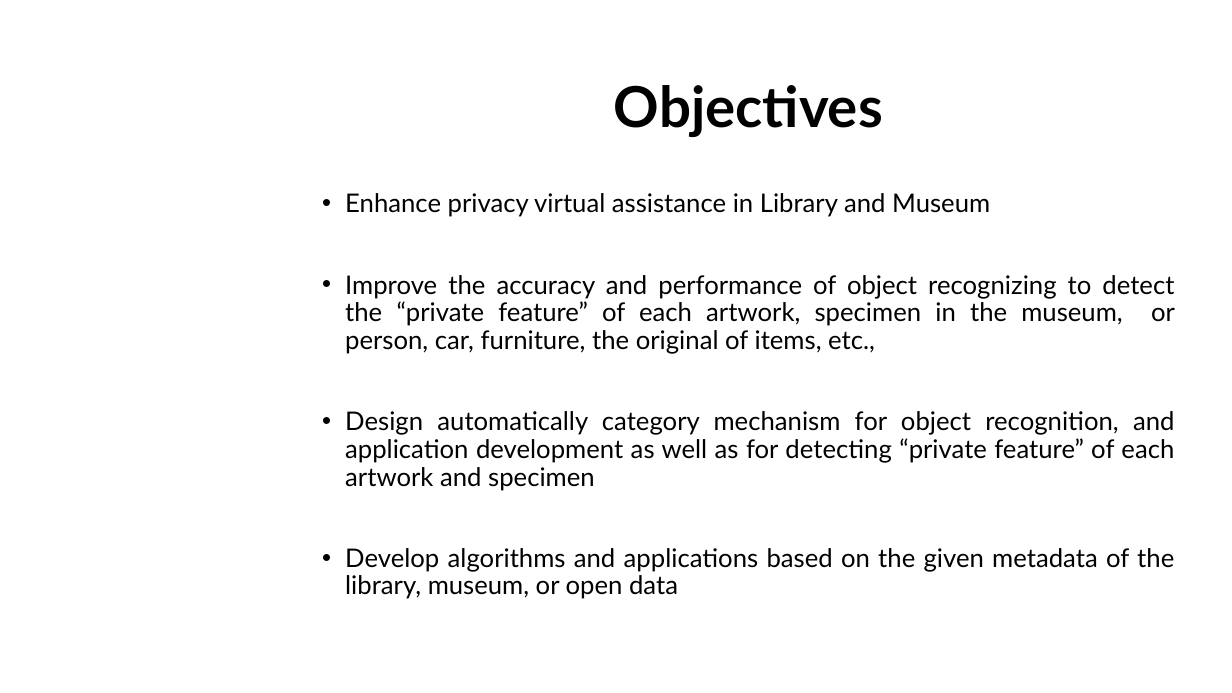
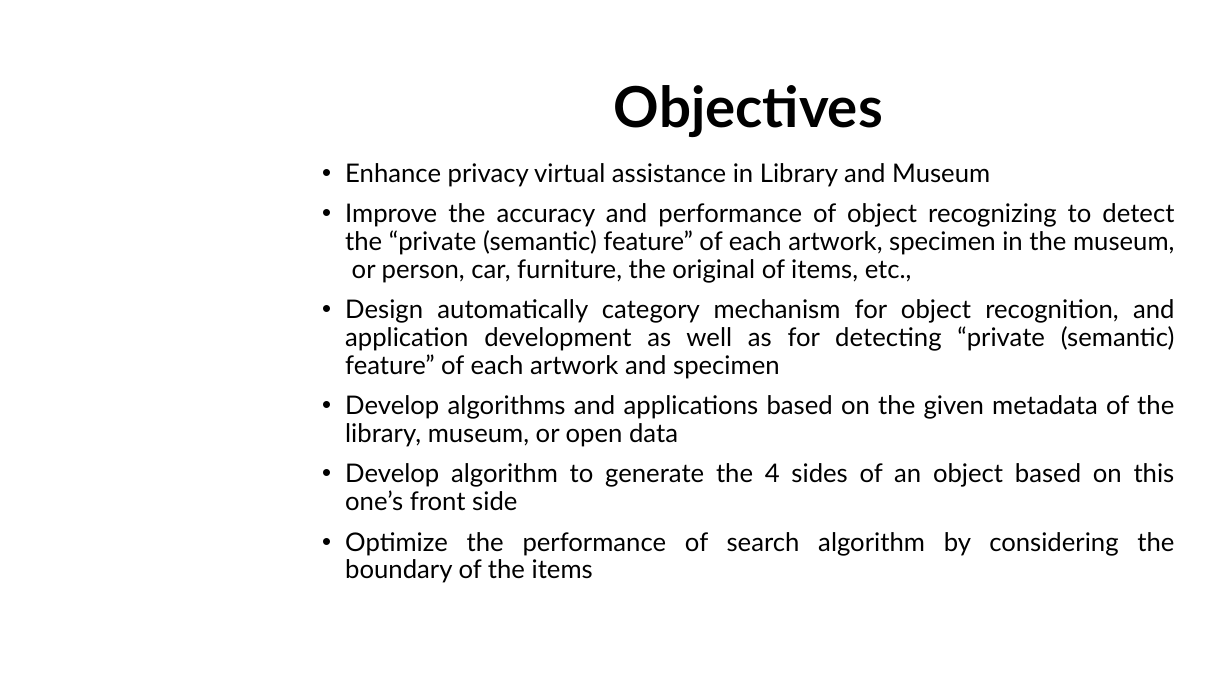
Before and after one commit to dungdovu/DGA1031, a slide deck: slide 18 of DGA1031/What is it.pptx (slide 12 before the commit). Drawn at 1232x693 pixels with LibreOffice and Linux fonts; fonts in the diff are those of the drawing; background and template pictures are left out. Boxes give left, top, right and bottom in pixels: in the first picture for what was removed or moved away, otherwise in the second. Text is boxed around its words. In the diff, an @@ line names an element or a change of style, - is before the commit and + after.

Commit message:
draft of slide

```diff
--- a/DGA1031/What is it.pptx
+++ b/DGA1031/What is it.pptx
@@ text "Enhance privacy virtual assistance in ...": place and size @@
-text "Enhance privacy virtual assistance in ..." at [345,193,1175,599]
+text "Enhance privacy virtual assistance in ..." at [345,163,1175,583]
@@ text at [345,203,1175,379]: text changed @@
-• Improve the accuracy and performance of object recognizing to detect the “private feature” of each artwork, specimen in the museum, or person, car, furniture, the original of items, etc.,
-• Design automatically category mechanism for object recognition, and application development as well as for detecting “private feature” of each artwork and specimen
+• Improve the accuracy and performance of object recognizing to detect the “private (semantic) feature” of each artwork, specimen in the museum, or person, car, furniture, the original of items, etc.,
+• Design automatically category mechanism for object recognition, and application development as well as for detecting “private (semantic) feature” of each artwork and specimen
@@ text at [345,463,1175,583]: paragraphs added @@
+• Develop algorithm to generate the 4 sides of an object based on this one’s front side
+• Optimize the performance of search algorithm by considering the boundary of the items
```
Also in this commit, not shown: 8 other slides changed, 6 slides added, 5 other files.
